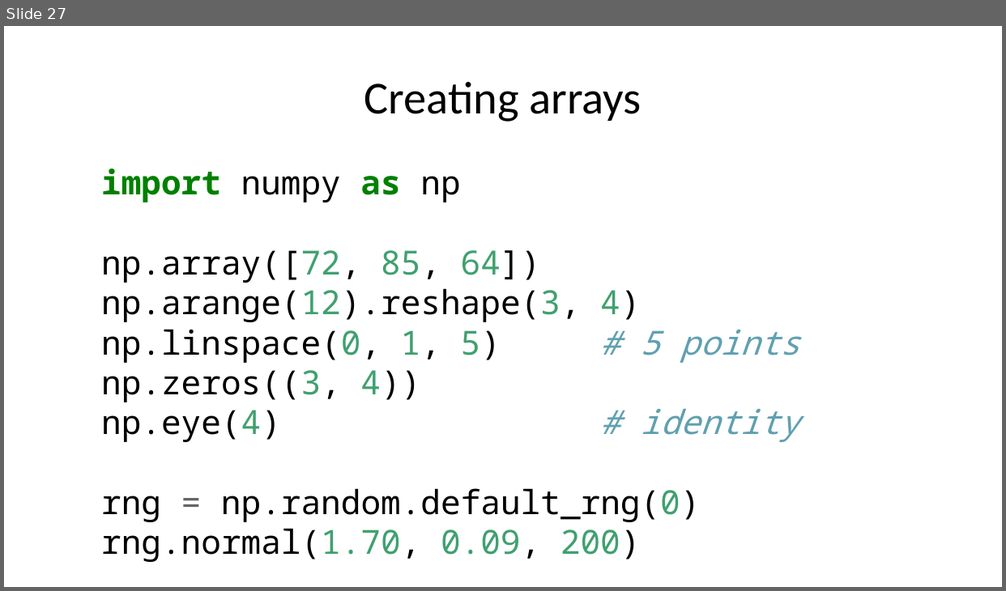
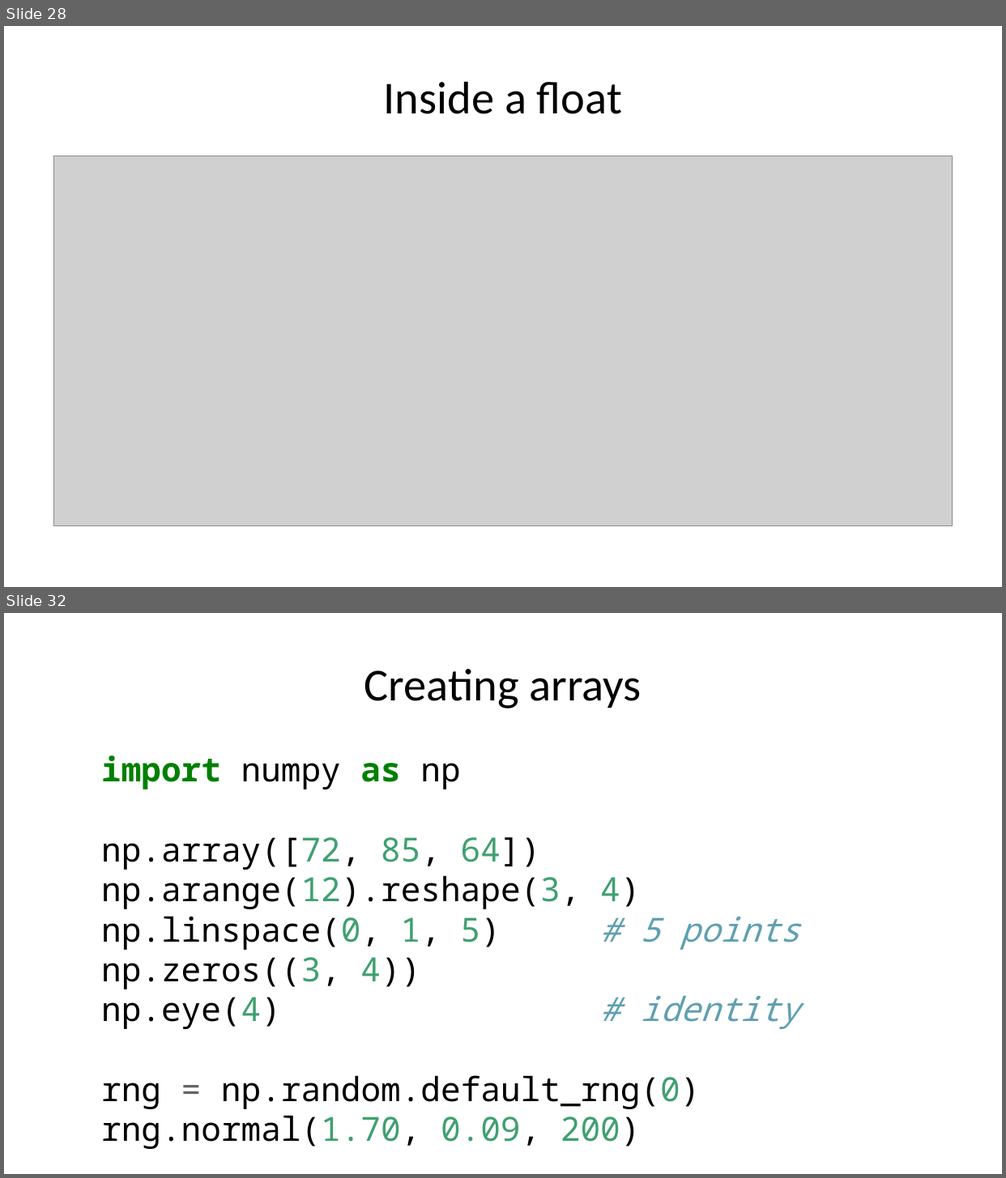
Before and after one commit to MICS-Lab/MS_SanteNum2026, a slide deck: Programming01/Session01/slides.pptx. Shown one above the other, each under a label of ours: slide 27 before the commit, slides 28 and 32 after it; the slides between them are not shown. The pictures are 1006x591 and 1006x1178 pixels, drawn with LibreOffice and Linux fonts; fonts in the diff are those of the drawing; grey boxes stand for pictures. Boxes give left, top, right and bottom in pixels: in the first picture for what was removed or moved away, otherwise in the second. Text is boxed around its words. In the diff, an @@ line names an element or a change of style, - is before the commit and + after.

```diff
--- a/Programming01/Session01/slides.pptx
+++ b/Programming01/Session01/slides.pptx
@@ slide 28 added at (4,26,1002,587), background #FFFFFF @@
@@ title added at (384,81,622,114), 33 pt, text #000000 @@
+Inside a float
@@ picture added at (54,156,952,527) @@
@@ what was slide 27 is now slide 32 @@
```
Also in this commit, not shown: 4 other slides added, 1 other file.
